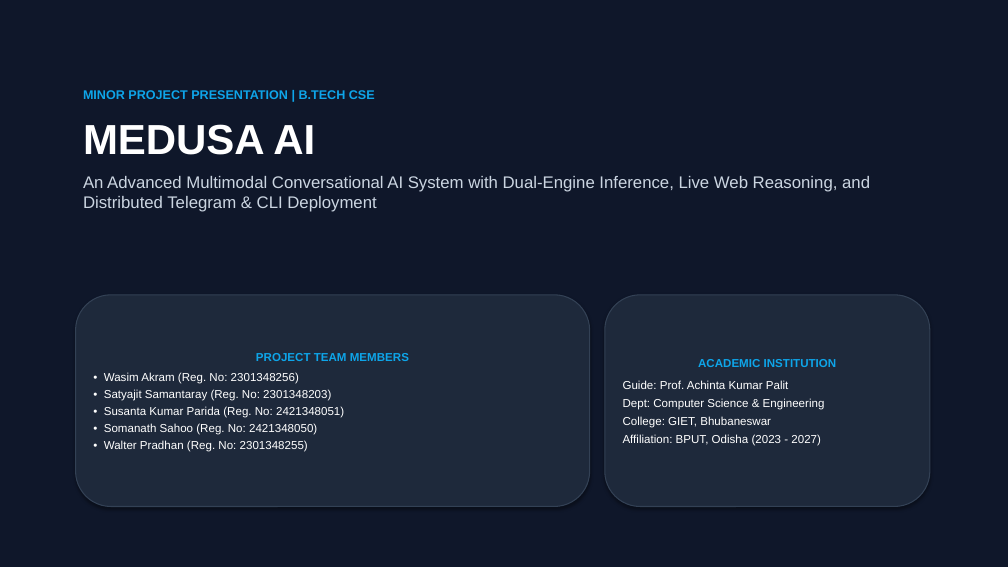
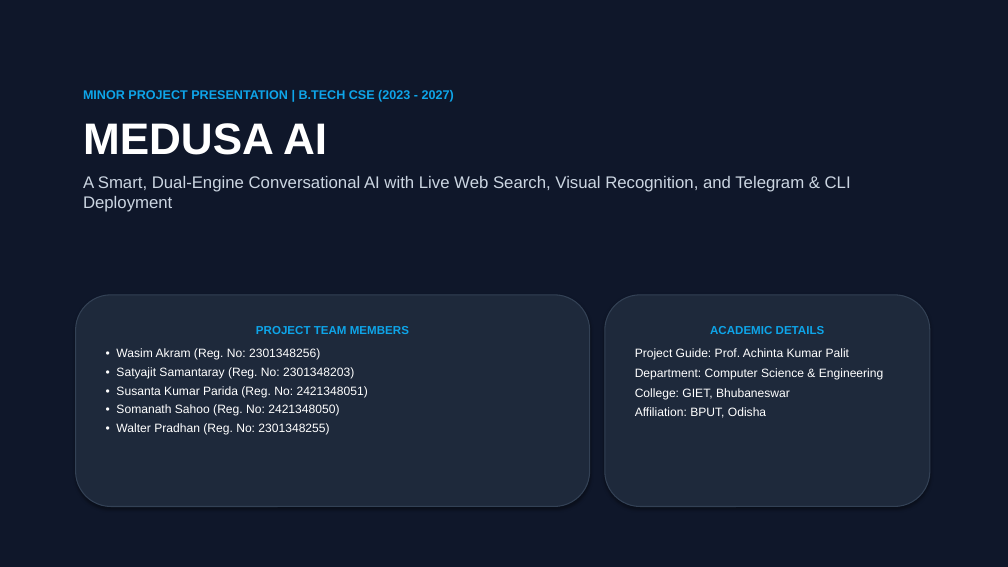
Before and after one commit to w4simg/medusa-ai, a slide deck: slide 1 of Medusa_AI_Presentation.pptx. Drawn at 1008x567 pixels with LibreOffice and Linux fonts; fonts in the diff are those of the drawing. Boxes give left, top, right and bottom in pixels: in the first picture for what was removed or moved away, otherwise in the second. Text is boxed around its words. In the diff, an @@ line names an element or a change of style, - is before the commit and + after.

```diff
--- a/Medusa_AI_Presentation.pptx
+++ b/Medusa_AI_Presentation.pptx
@@ text at [83,90,454,102]: text changed @@
-MINOR PROJECT PRESENTATION | B.TECH CSE
+MINOR PROJECT PRESENTATION | B.TECH CSE (2023 - 2027)
@@ text at [83,123,327,155]: size 40 to 42 pt in "MEDUSA AI" @@
@@ text at [83,176,851,212]: text changed @@
-An Advanced Multimodal Conversational AI System with Dual-Engine Inference, Live Web Reasoning, and Distributed Telegram & CLI Deployment
+A Smart, Dual-Engine Conversational AI with Live Web Search, Visual Recognition, and Telegram & CLI Deployment
@@ rounded rectangle "PROJECT TEAM MEMBERS" at [76,295,590,507]: size 11 to 11.5 pt; more space between paragraphs; vertical alignment middle to top @@
@@ rounded rectangle "ACADEMIC DETAILS" at [605,295,930,507]: vertical alignment middle to top @@
@@ text in rounded rectangle at [635,326,883,379]: text changed; size 11 to 11.5 pt @@
-ACADEMIC INSTITUTION
-Guide: Prof. Achinta Kumar Palit
-Dept: Computer Science & Engineering
+ACADEMIC DETAILS
+Project Guide: Prof. Achinta Kumar Palit
+Department: Computer Science & Engineering
@@ text in rounded rectangle at [635,388,790,399]: size 11 to 11.5 pt in "College: GIET, Bhubaneswar"; more space between paragraphs @@
@@ text in rounded rectangle at [635,407,766,418]: text changed; size 11 to 11.5 pt @@
-Affiliation: BPUT, Odisha (2023 - 2027)
+Affiliation: BPUT, Odisha
```
Also in this commit, not shown: 8 other slides changed, 3 slides added, 3 slides removed, 4 other files.
